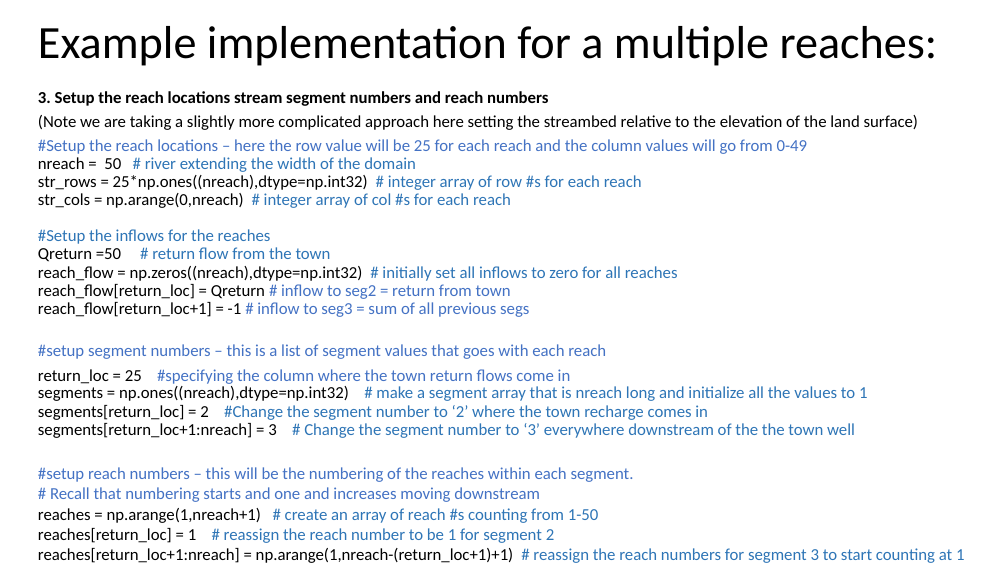
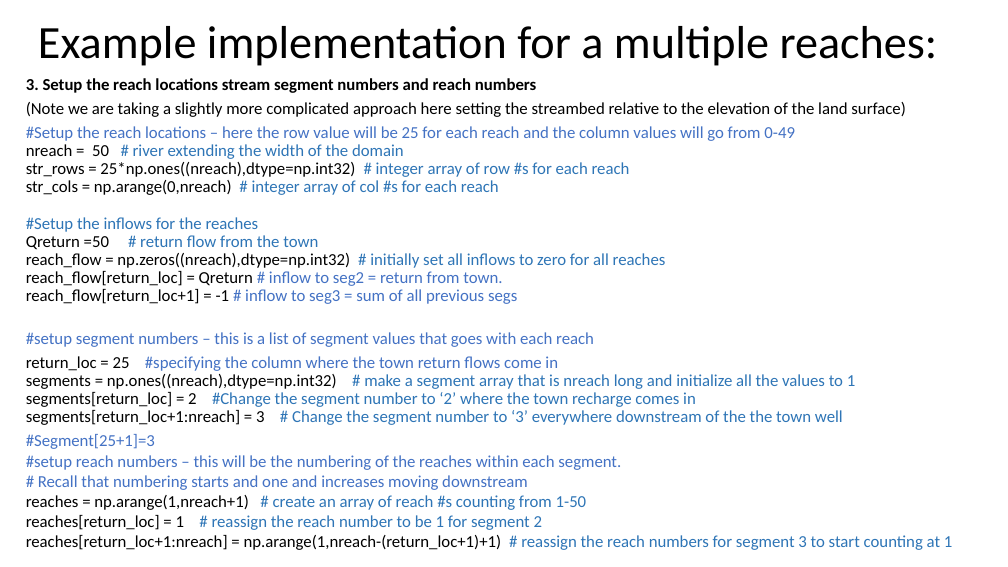
Before and after one commit to GW-modelling-Spring2022/homework-xenidegracia, a slide deck: slide 14 of Working/HW12_WatershedModel/str_package.pptx. Drawn at 1008x567 pixels with LibreOffice and Linux fonts; fonts in the diff are those of the drawing. Boxes give left, top, right and bottom in pixels: in the first picture for what was removed or moved away, otherwise in the second. Text is boxed around its words. In the diff, an @@ line names an element or a change of style, - is before the commit and + after.

Commit message:
Some plots don't work. Recharge sometimes

```diff
--- a/Working/HW12_WatershedModel/str_package.pptx
+++ b/Working/HW12_WatershedModel/str_package.pptx
@@ text "3. Setup the reach locations ...": place and size @@
-text "3. Setup the reach locations ..." at <box>38,91,918,543</box>
+text "3. Setup the reach locations ..." at <box>26,78,905,530</box>
@@ text at <box>26,271,502,286</box>: text changed @@
-reach_flow[return_loc] = Qreturn # inflow to seg2 = return from town
+reach_flow[return_loc] = Qreturn # inflow to seg2 = return from town.
@@ text at <box>26,434,155,449</box>: paragraph added @@
+#Segment[25+1]=3
```
Also in this commit, not shown: 4 other slides changed, 1 other file.
